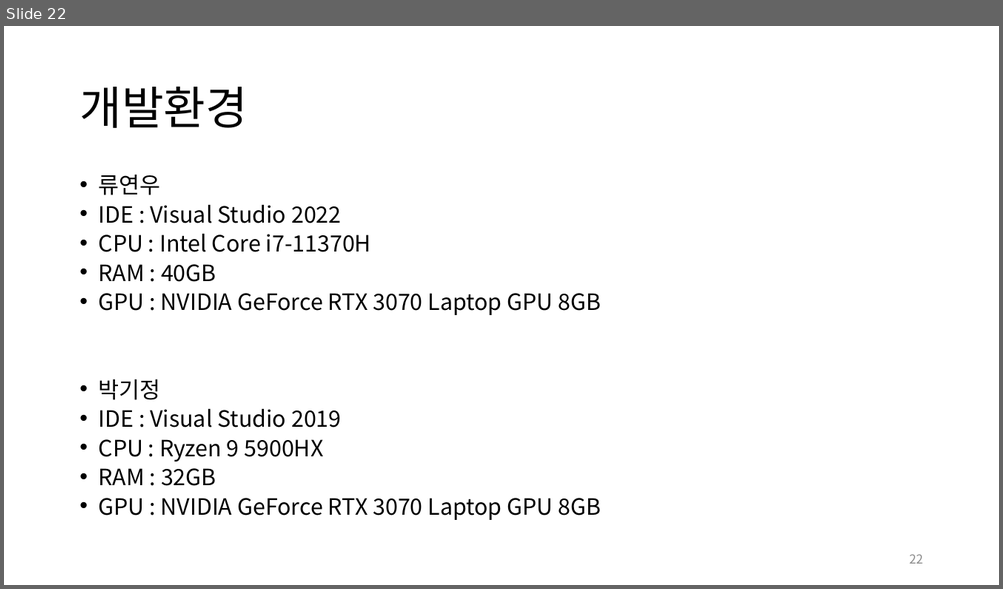
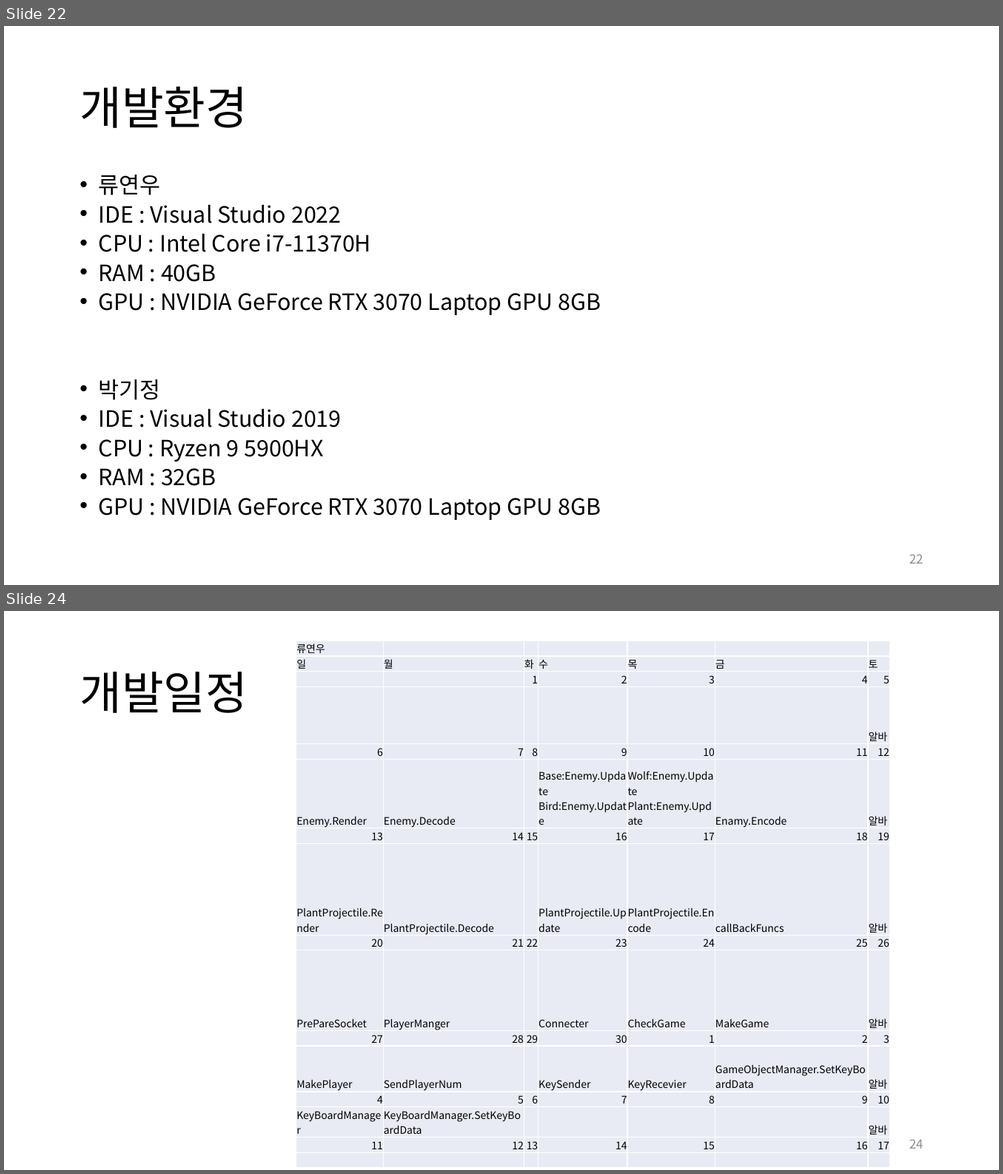
Before and after one commit to andy3790/NGP_Project, a slide deck: Doc/추진 계획서.pptx. Shown one above the other, each under a label of ours: slide 22 before the commit, slides 22 and 24 after it; the slides between them are not shown. The pictures are 1003x589 and 1003x1174 pixels, drawn with LibreOffice and Linux fonts; fonts in the diff are those of the drawing. Boxes give left, top, right and bottom in pixels: in the first picture for what was removed or moved away, otherwise in the second. Text is boxed around its words. In the diff, an @@ line names an element or a change of style, - is before the commit and + after.

```diff
--- a/Doc/추진 계획서.pptx
+++ b/Doc/추진 계획서.pptx
@@ slide 24 added at <box>4,611,999,1170</box>, background #FFFFFF @@
@@ table added at <box>296,641,891,1153</box>, 16 rows, 7 columns @@
+류연우 |  |  |  |  |  | 
+일 | 월 | 화 | 수 | 목 | 금 | 토
+ |  | 1 | 2 | 3 | 4 | 5
+ |  |  |  |  |  | 알바
+6 | 7 | 8 | 9 | 10 | 11 | 12
+Enemy.Render | Enemy.Decode |  | Base:Enemy.Update Bird:Enemy.Update | Wolf:Enemy.Update Plant:Enemy.Update | Enamy.Encode | 알바
+13 | 14 | 15 | 16 | 17 | 18 | 19
+PlantProjectile.Render | PlantProjectile.Decode |  | PlantProjectile.Update | PlantProjectile.Encode | callBackFuncs | 알바
+20 | 21 | 22 | 23 | 24 | 25 | 26
+PrePareSocket | PlayerManger |  | Connecter | CheckGame | MakeGame | 알바
+27 | 28 | 29 | 30 | 1 | 2 | 3
+MakePlayer | SendPlayerNum |  | KeySender | KeyRecevier | GameObjectManager.SetKeyBoardData | 알바
+4 | 5 | 6 | 7 | 8 | 9 | 10
+KeyBoardManager | KeyBoardManager.SetKeyBoardData |  |  |  |  | 알바
+11 | 12 | 13 | 14 | 15 | 16 | 17
+ |  |  |  |  |  | 
@@ title added at <box>79,672,247,713</box>, 44 pt, text #000000 @@
+개발일정
@@ page number added at <box>909,1139,923,1149</box>, 12 pt, text #8C8C8C @@
+24
```
Also in this commit, not shown: 3 slides changed, 2 other files.
